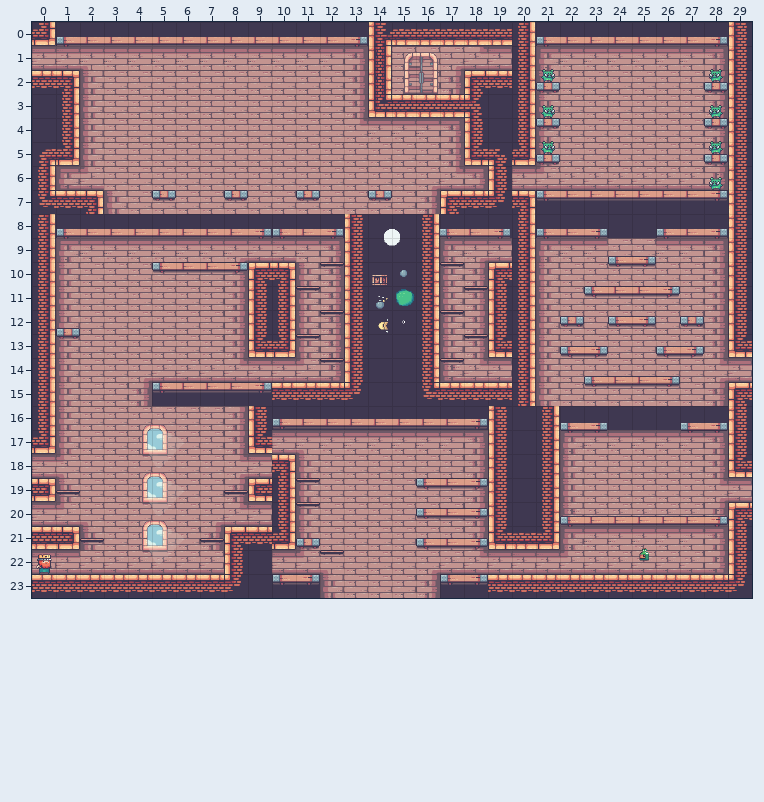
An edit to a level. Tiled map, world/maps/level_3.tmx. This is how it looked before the edit.
Cells are 32x32 px. Shown: x 0..29, y 0..23.
The same view after the edit:
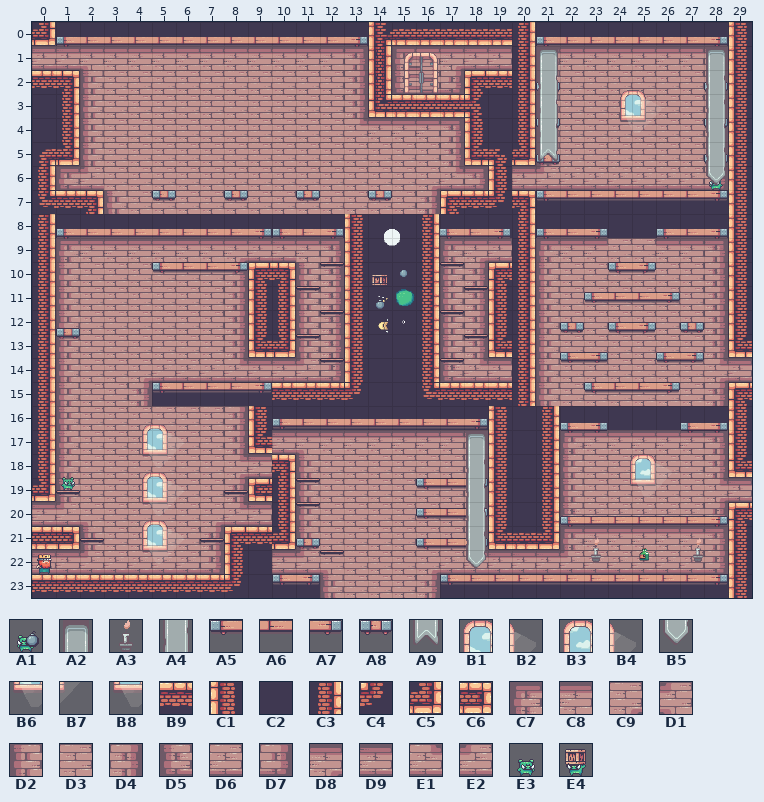
Key: from "character_pigbomb": A1 4 "sleeping"; from "gfx_castle_decorations": A2 0, A3 5 "flicker", A4 8, A5 9, A6 10, A7 11, A8 12, A9 16, B1 17, B2 18, B3 19, B4 20, B5 24, B6 25, B7 26, B8 27; from "gfx_levels_castle_tiles": B9 1, C1 12, C2 13, C3 14, C4 17, C5 26, C6 38, C7 48, C8 49, C9 52, D1 54, D2 60, D3 61, D4 62, D5 72, D6 73, D7 74, D8 76, D9 85, E1 88, E2 89; from "gfx_pig": E3 0 flipped left-right "sleeping"; from "pig_crate": E4 5 "sleeping".
__ is an empty cell.
Objects are placed by their top-left corner, in cells (3,4 is the top-left corner of cell 3,4); size is 1x1 cell unless given.
The edit:
{"where": "layer \"lvl_3_bg\""}
{"y":1,"x":15,"old":"D3 D3 C9 E1","new":"C7 C8 D8 D9"}
{"y":2,"x":15,"old":"D3 D3 D4","new":"D5 D6 D7"}
{"y":17,"x":0,"old":"C5","new":"C3"}
{"y":18,"x":0,"old":"D9 D1","new":"C3 D2"}
{"y":19,"x":0,"old":"C6","new":"C5"}
{"y":22,"x":2,"old":"D6","new":"E2"}
{"y":22,"x":7,"old":"D6","new":"D7"}
{"y":23,"x":19,"old":"B9 B9 B9 B9 B9 B9 B9 B9 B9 B9 C4","new":"C2 C2 C2 C2 C2 C2 C2 C2 C2 C2 C1"}
{"where": "layer \"lvl_3_mood\""}
{"was": "A5 at 24,9.8", "now": "A5 at 24,10"}
{"was": "A7 at 25,9.8", "now": "A7 at 25,10"}
{"was": "A5 at 23,11", "now": "A5 at 23,11.2"}
{"was": "A7 at 26,11", "now": "A7 at 26,11.2"}
{"was": "A6 at 25,11", "now": "A6 at 25,11.2"}
{"was": "A6 at 24,11", "now": "A6 at 24,11.2"}
{"was": "A8 at 22,12.2", "now": "A8 at 22,12.5"}
{"was": "A8 at 27,12.2", "now": "A8 at 27,12.5"}
{"was": "A5 at 24,12.2", "now": "A5 at 24,12.5"}
{"was": "A7 at 25,12.2", "now": "A7 at 25,12.5"}
{"was": "A5 at 22,13.5", "now": "A5 at 22,13.8"}
{"was": "A7 at 23,13.5", "now": "A7 at 23,13.8"}
{"was": "A5 at 26,13.5", "now": "A5 at 26,13.8"}
{"was": "A7 at 27,13.5", "now": "A7 at 27,13.8"}
{"was": "A5 at 23,14.8", "now": "A5 at 23,15"}
{"was": "A6 at 24,14.8", "now": "A6 at 24,15"}
{"was": "A6 at 25,14.8", "now": "A6 at 25,15"}
{"was": "A7 at 26,14.8", "now": "A7 at 26,15"}
{"was": "A7 at 18,23", "now": "A7 at 28,23"}
{"now": "B1 at 24.4,2.8"}
{"now": "B2 at 25.4,2.8"}
{"now": "B6 at 24.4,3.8"}
{"now": "B7 at 25.4,3.8"}
{"now": "B3 at 24.8,18"}
{"now": "B4 at 25.8,18"}
{"now": "A1 \"sleeping\" at 18,18"}
{"now": "B8 at 24.8,19"}
{"now": "B7 at 25.8,19"}
{"now": "E4 \"sleeping\" at 18,19.2"}
{"now": "E4 \"sleeping\" at 18,20.5"}
{"now": "A3 \"flicker\" at 27.2,21.5"}
{"now": "A3 \"flicker\" at 23,21.5"}
{"now": "A6 at 18,23"}
{"now": "A6 at 19,23"}
{"now": "A6 at 20,23"}
{"now": "A6 at 21,23"}
{"now": "A6 at 22,23"}
{"now": "A6 at 23,23"}
{"now": "A6 at 24,23"}
{"now": "A6 at 25,23"}
{"now": "A6 at 26,23"}
{"now": "A6 at 27,23"}
{"where": "layer \"lvl_3_obj\""}
{"now": "E3 \"pig_normal\" at 1,18.5"}
{"where": "layer \"lvl_3_fg\" (now shown)"}
{"now": "A2 at 21,1"}
{"now": "A2 at 28,1"}
{"now": "A4 at 21,2"}
{"now": "A4 at 28,2"}
{"now": "A4 at 21,3"}
{"now": "A4 at 28,3"}
{"now": "A4 at 21,4"}
{"now": "A4 at 28,4"}
{"now": "A9 at 21,5"}
{"now": "A4 at 28,5"}
{"now": "B5 at 28,6"}
{"now": "A2 at 18,17"}
{"now": "A4 at 18,18"}
{"now": "A4 at 18,19"}
{"now": "A4 at 18,20"}
{"now": "A4 at 18,21"}
{"now": "B5 at 18,22"}
